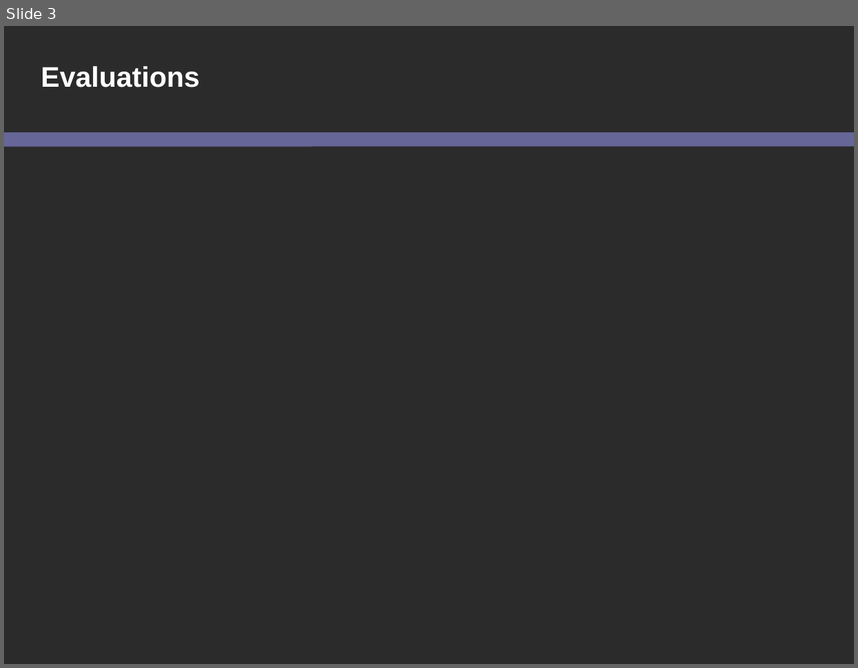
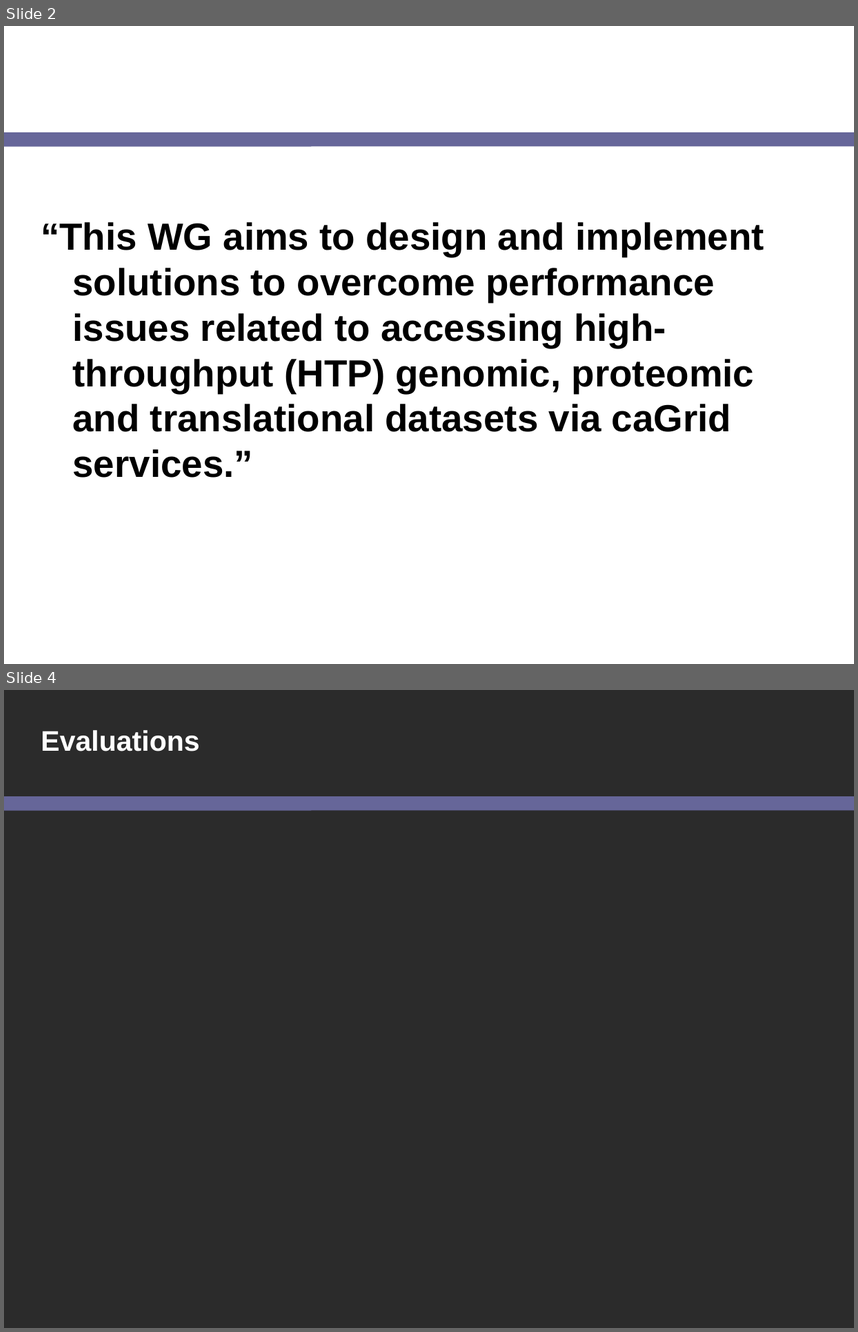
Before and after one commit to NCIP/cagrid-docs, a slide deck: presentations/200708_VCDE_ARCH/20070806_Day2_ICR-HTP-update.ppt. Shown one above the other, each under a label of ours: slide 3 before the commit, slides 2 and 4 after it; the slides between them are not shown. The pictures are 858x668 and 858x1332 pixels, drawn with LibreOffice and Linux fonts; fonts in the diff are those of the drawing; background and template pictures are left out; a plain dark background stands for a picture behind light text. Boxes give left, top, right and bottom in pixels: in the first picture for what was removed or moved away, otherwise in the second. Text is boxed around its words. In the diff, an @@ line names an element or a change of style, - is before the commit and + after.

```diff
--- a/presentations/200708_VCDE_ARCH/20070806_Day2_ICR-HTP-update.ppt
+++ b/presentations/200708_VCDE_ARCH/20070806_Day2_ICR-HTP-update.ppt
@@ slide 2 added at (4,26,854,664), background picture (left out); not listed: 1 template element that a slide beside it also shows @@
@@ title added at (32,26,670,125), 24 pt, text #FFFFFF, bold @@
+Charter
@@ text added at (41,222,764,477), 32 pt, text #000000, bold @@
+“This WG aims to design and implement solutions to overcome performance issues related to accessing high-throughput (HTP) genomic, proteomic and translational datasets via caGrid services.”
@@ what was slide 3 is now slide 4 @@
```
Also in this commit, not shown: 1 slide changed.
